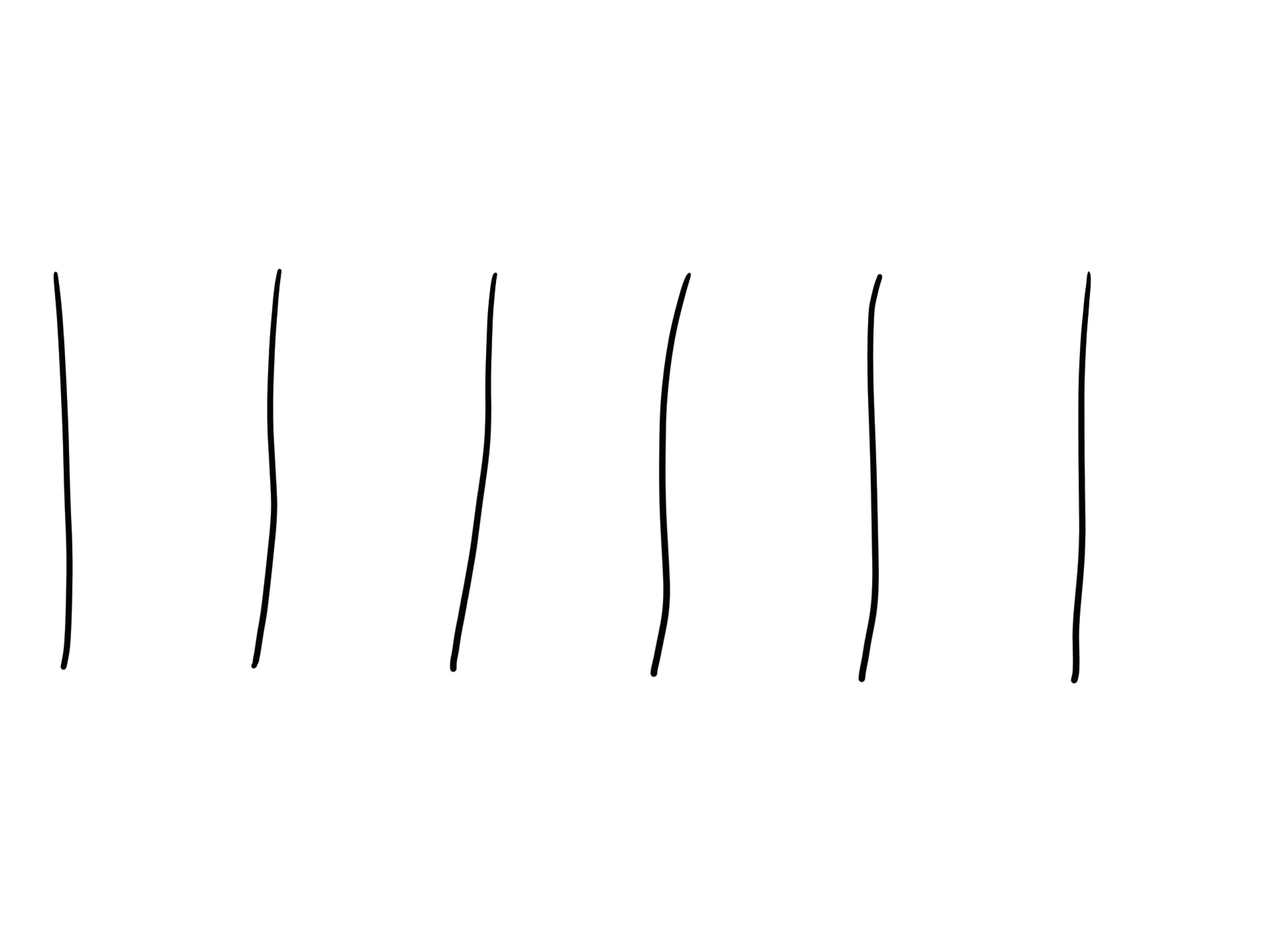
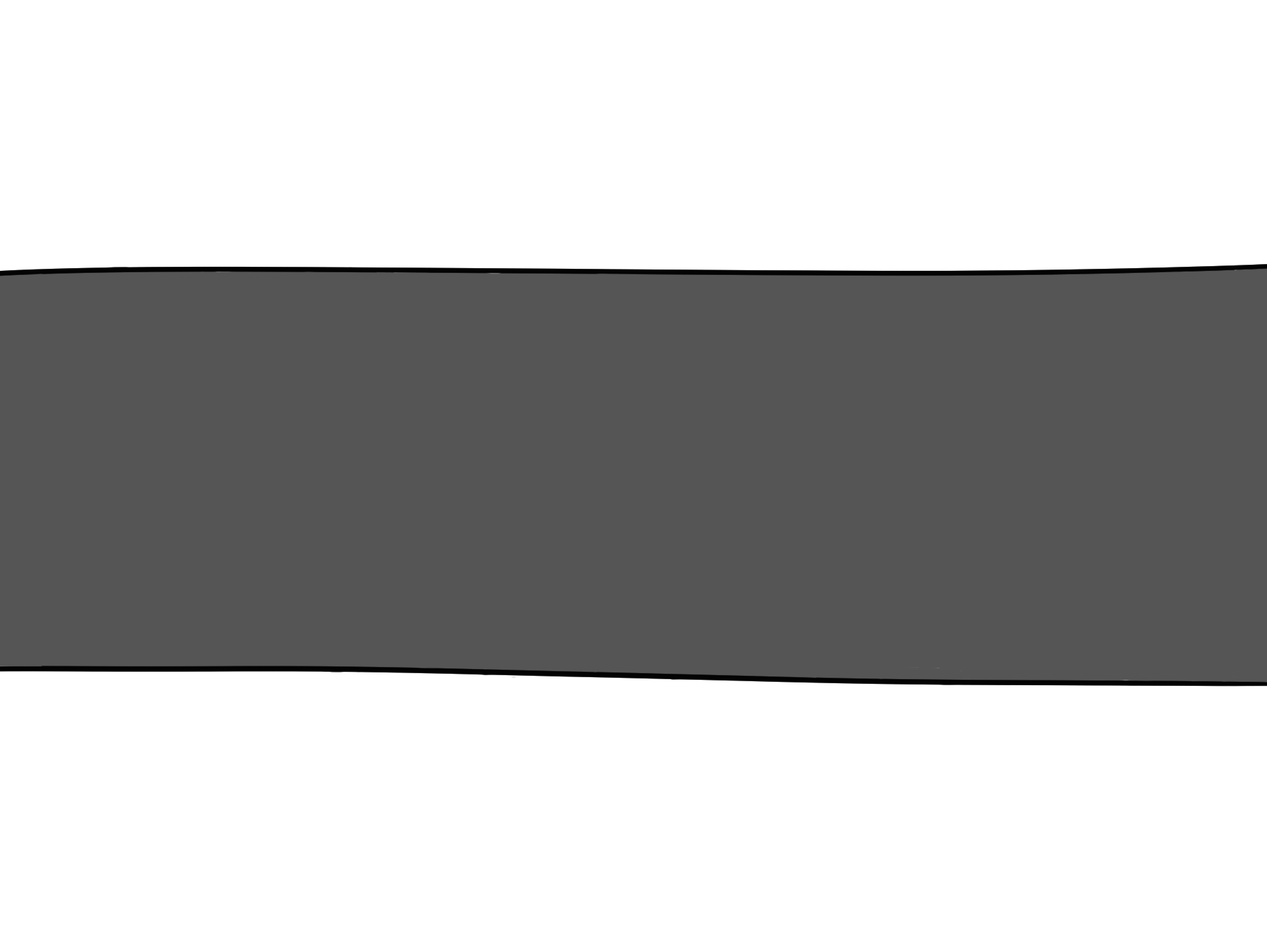
The second 1267px x 950px image is a revision of the first. Changes to its layers:
hid "Layer 4" over (52, 268, 1092, 685)
showed "Layer 1" over (0, 263, 1267, 688)
showed "Rectangle 1" over (0, 265, 1267, 687)
